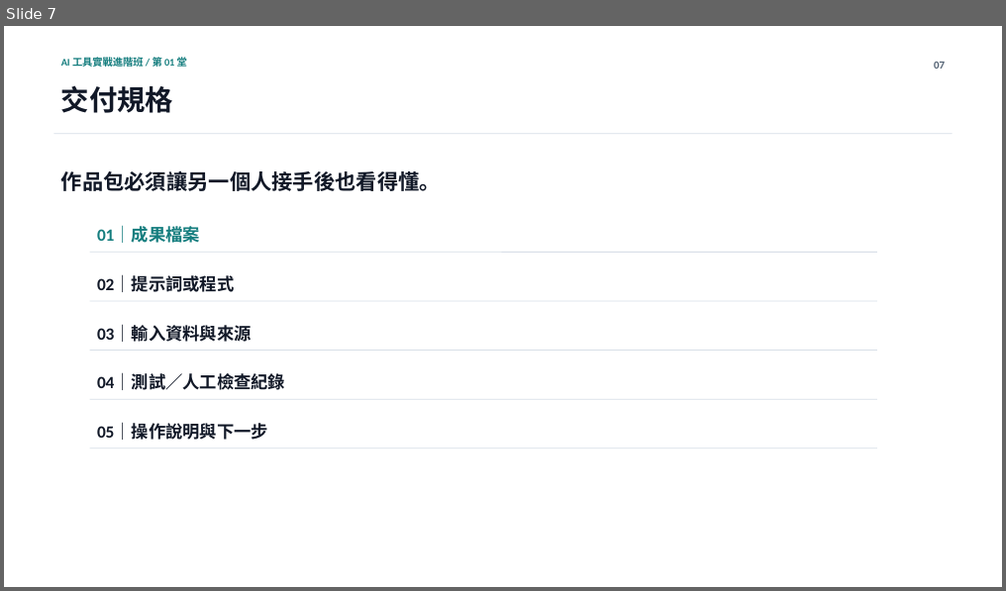
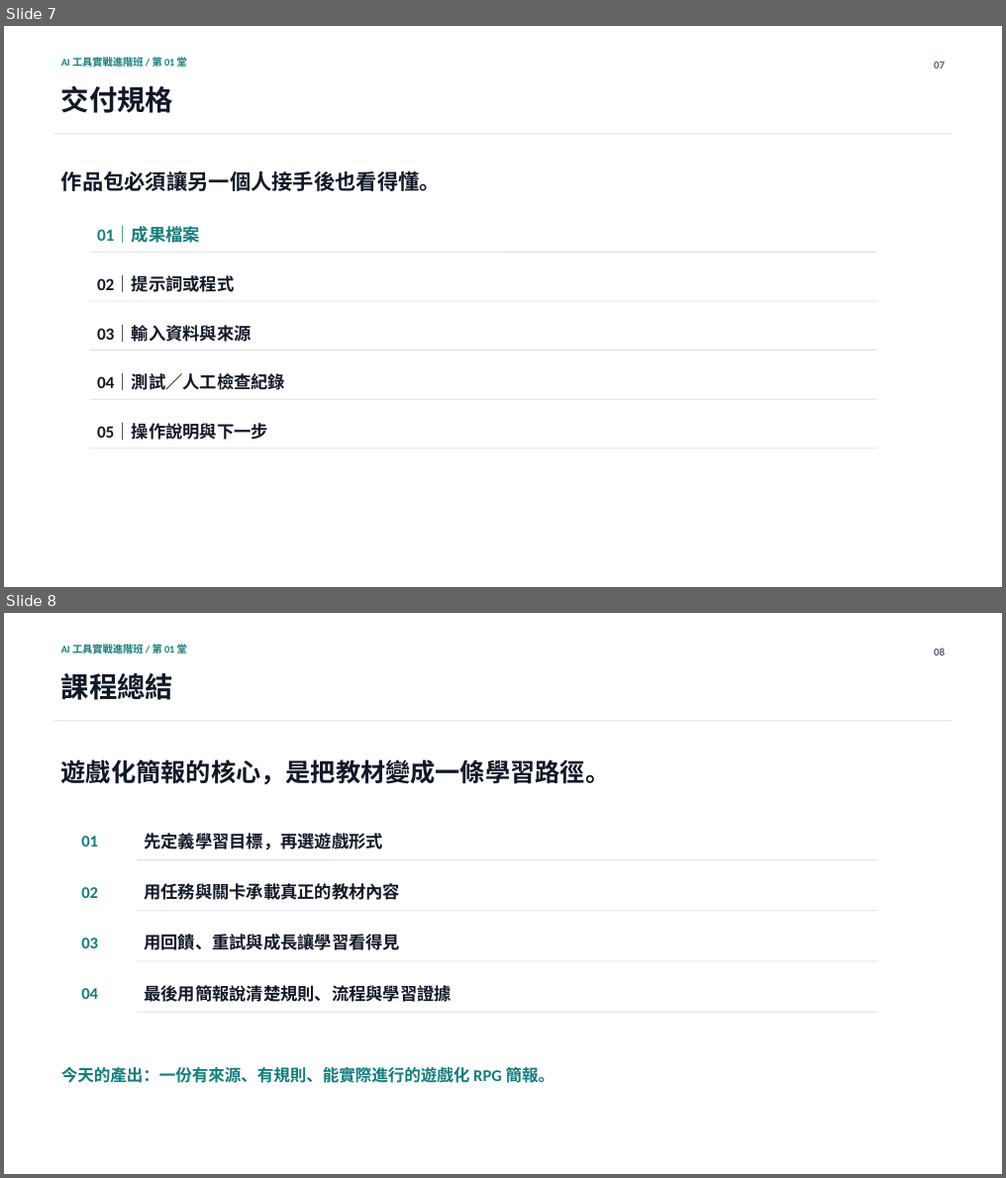
Before and after one commit to Calumai/calumai.com, a slide deck: class/ppt/lesson-01.pptx. Shown one above the other, each under a label of ours: slide 7 before the commit, slides 7 and 8 after it. The pictures are 1006x591 and 1006x1178 pixels, drawn with LibreOffice and Linux fonts; fonts in the diff are those of the drawing. Boxes give left, top, right and bottom in pixels: in the first picture for what was removed or moved away, otherwise in the second. Text is boxed around its words. In the diff, an @@ line names an element or a change of style, - is before the commit and + after.

```diff
--- a/class/ppt/lesson-01.pptx
+++ b/class/ppt/lesson-01.pptx
@@ slide 8 added at (4, 613, 1002, 1174), background #FFFFFF @@
@@ text added at (61, 643, 187, 657), 9.8 pt, text #147D7E, bold @@
+AI 工具實戰進階班 / 第 01 堂
@@ text added at (934, 648, 944, 656), 10.5 pt, text #536273, bold @@
+08
@@ text added at (61, 673, 173, 700), 27 pt, text #111827, bold @@
+課程總結
@@ line added from (54, 721) to (952, 721), #D7DEE7 0.75 pt @@
@@ text added at (61, 760, 610, 785), 24 pt, text #111827, bold @@
+遊戲化簡報的核心，是把教材變成一條學習路徑。
@@ text added at (81, 836, 98, 847), 15.8 pt, text #147D7E, bold @@
+01
@@ text added at (144, 833, 383, 850), 16.5 pt, text #111827, bold @@
+先定義學習目標，再選遊戲形式
@@ line added from (137, 861) to (877, 861), #D7DEE7 0.75 pt @@
@@ text added at (81, 887, 98, 898), 15.8 pt, text #147D7E, bold @@
+02
@@ text added at (144, 883, 400, 900), 16.5 pt, text #111827, bold @@
+用任務與關卡承載真正的教材內容
@@ text added at (81, 938, 98, 949), 15.8 pt, text #147D7E, bold @@
+03
@@ line added from (137, 911) to (877, 911), #D7DEE7 0.75 pt @@
@@ text added at (144, 934, 400, 951), 16.5 pt, text #111827, bold @@
+用回饋、重試與成長讓學習看得見
@@ line added from (137, 961) to (877, 961), #D7DEE7 0.75 pt @@
@@ text added at (81, 988, 98, 999), 15.8 pt, text #147D7E, bold @@
+04
@@ text added at (144, 985, 451, 1002), 16.5 pt, text #111827, bold @@
+最後用簡報說清楚規則、流程與學習證據
@@ line added from (137, 1012) to (877, 1012), #D7DEE7 0.75 pt @@
@@ text added at (61, 1067, 555, 1083), 15.8 pt, text #147D7E, bold @@
+今天的產出：一份有來源、有規則、能實際進行的遊戲化 RPG 簡報。
```
Also in this commit, not shown: 1 slide removed, 1 other file.
